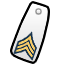
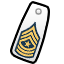
Layered file, before and after one edit (w=64, h=64). Changes by layer:
painted on "RanksHighRez" over left=13, top=21, right=41, bottom=61
